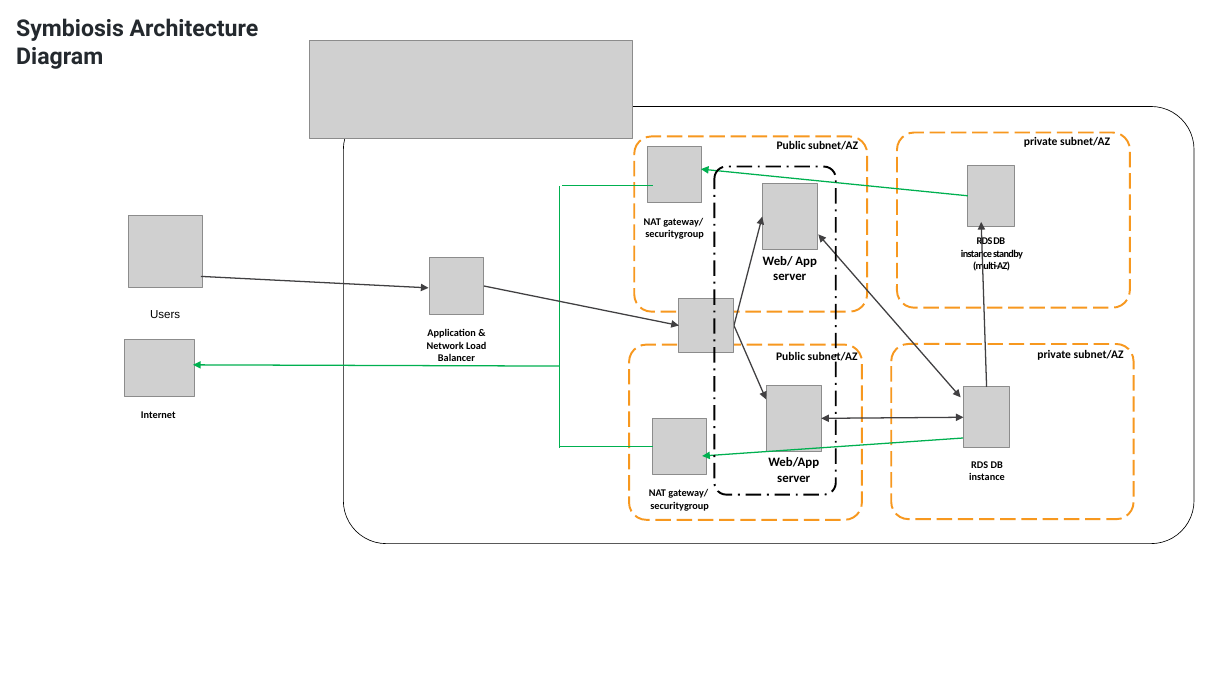
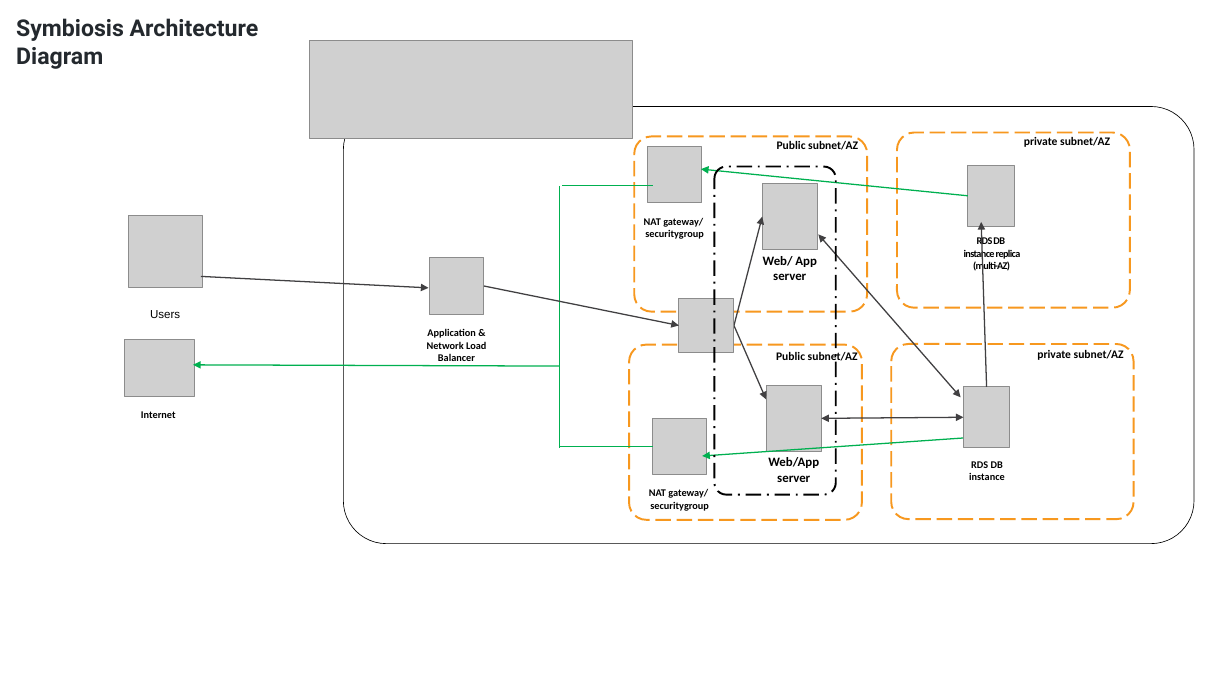
Before and after one commit to balasg70/resync, a slide deck: slide 1 of AWS_architect.pptx. Drawn at 1232x693 pixels with LibreOffice and Linux fonts; fonts in the diff are those of the drawing; grey boxes stand for pictures. Boxes give left, top, right and bottom in pixels: in the first picture for what was removed or moved away, otherwise in the second. Text is boxed around its words. In the diff, an @@ line names an element or a change of style, - is before the commit and + after.

```diff
--- a/AWS_architect.pptx
+++ b/AWS_architect.pptx
@@ text at (964, 236, 1021, 273): text changed @@
-RDS DB
-instance standby (multi-AZ)
+RDS DB
+instance replica (multi-AZ)
```
